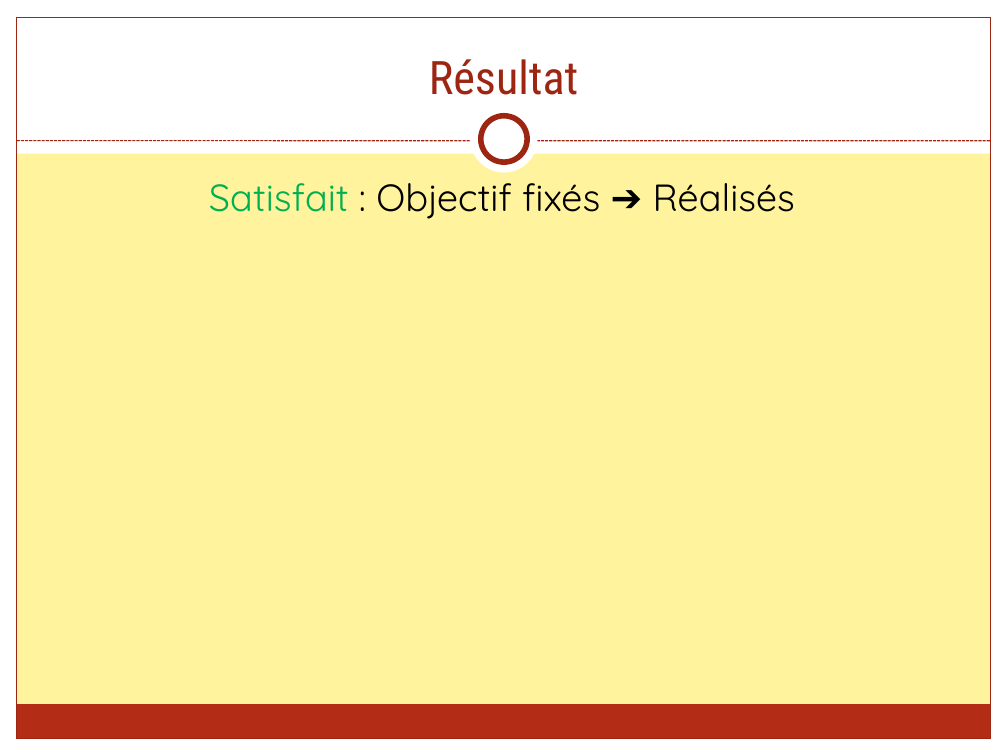
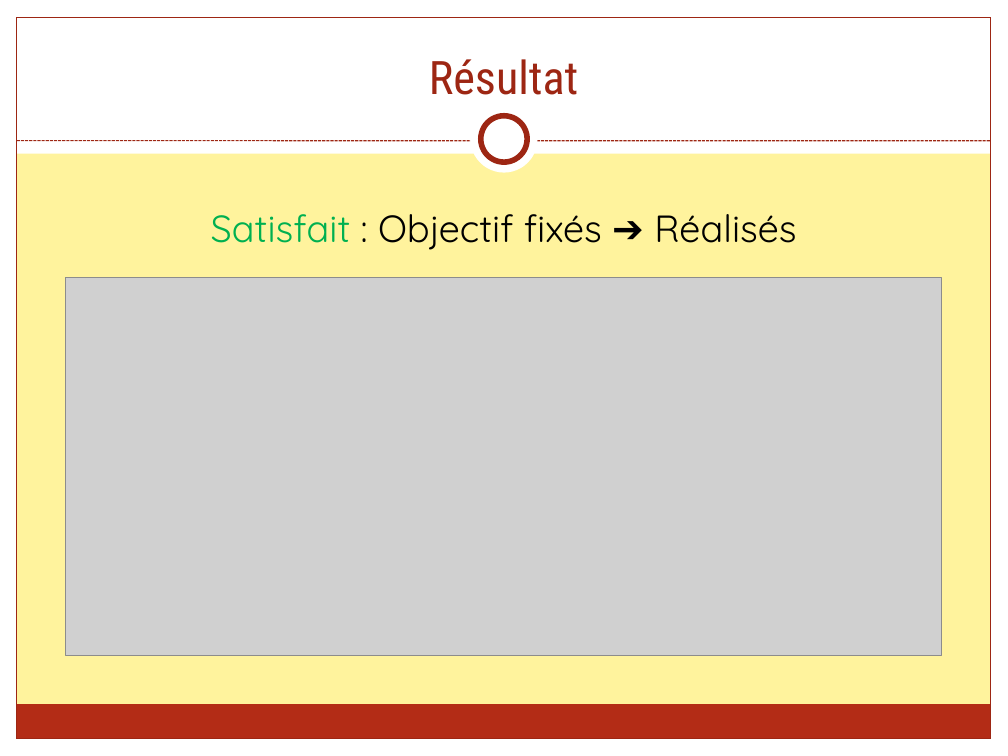
Before and after one commit to FieryWeasel/Picarete, a slide deck: slide 16 of SOURCES/RAPPORTS/Picarete - Presentation.pptx. Drawn at 1008x756 pixels with LibreOffice and Linux fonts; fonts in the diff are those of the drawing; grey boxes stand for pictures. Boxes give left, top, right and bottom in pixels: in the first picture for what was removed or moved away, otherwise in the second. Text is boxed around its words. In the diff, an @@ line names an element or a change of style, - is before the commit and + after.

```diff
--- a/SOURCES/RAPPORTS/Picarete - Presentation.pptx
+++ b/SOURCES/RAPPORTS/Picarete - Presentation.pptx
@@ text "Satisfait : Objectif fixés ➔ ..." rewrapped from box(209, 171, 795, 219) to box(211, 214, 796, 250) @@
@@ picture added at box(66, 278, 941, 656) @@
```
Also in this commit, not shown: 8 other slides changed, 1 slide added, 1 slide removed, 4 other files.
